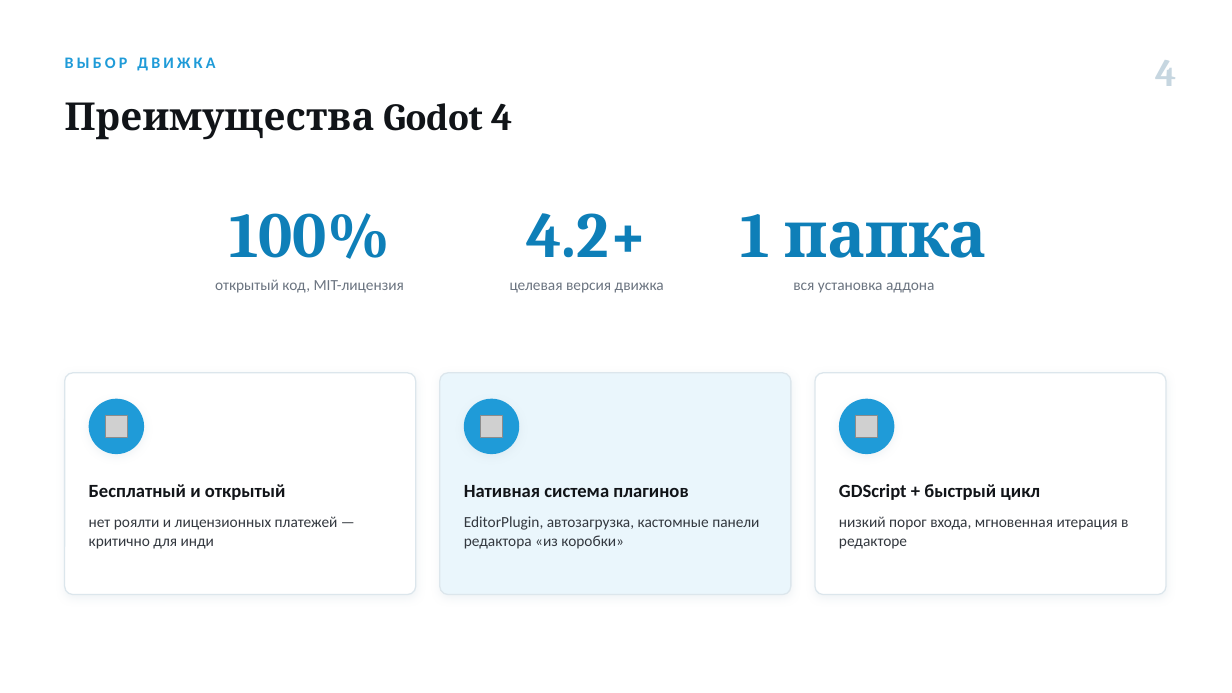
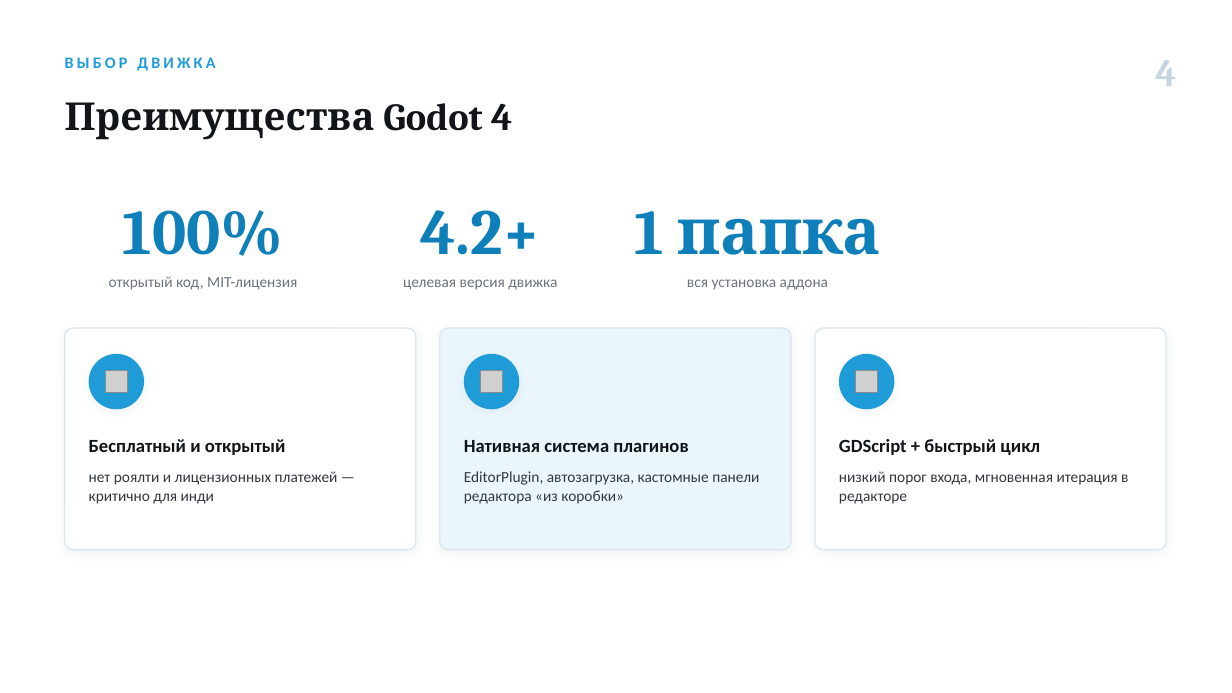
Before and after one commit to Antizi/diplom-Game_Plugs_Ai, a slide deck: slide 4 of presentations/Артамонов_ВКР_телеметрия.pptx. Drawn at 1232x693 pixels with LibreOffice and Linux fonts; fonts in the diff are those of the drawing; grey boxes stand for pictures. Boxes give left, top, right and bottom in pixels: in the first picture for what was removed or moved away, otherwise in the second. Text is boxed around its words. In the diff, an @@ line names an element or a change of style, - is before the commit and + after.

```diff
--- a/presentations/Артамонов_ВКР_телеметрия.pptx
+++ b/presentations/Артамонов_ВКР_телеметрия.pptx
@@ 3 texts: place and size @@
-3 texts at bbox=[229, 213, 987, 259]
+3 texts at bbox=[123, 210, 881, 256]
@@ 3 texts: place and size @@
-3 texts at bbox=[215, 279, 934, 293]
+3 texts at bbox=[109, 277, 828, 290]
@@ 6 texts, 3 pictures, 3 rounded rectangles, 3 ellipses: place and size @@
-6 texts, 3 pictures, 3 rounded rectangles, 3 ellipses at bbox=[65, 373, 1166, 595]
+6 texts, 3 pictures, 3 rounded rectangles, 3 ellipses at bbox=[65, 328, 1166, 550]
```
Also in this commit, not shown: 6 other slides changed, 1 slide added, 1 slide removed, 6 other files.
